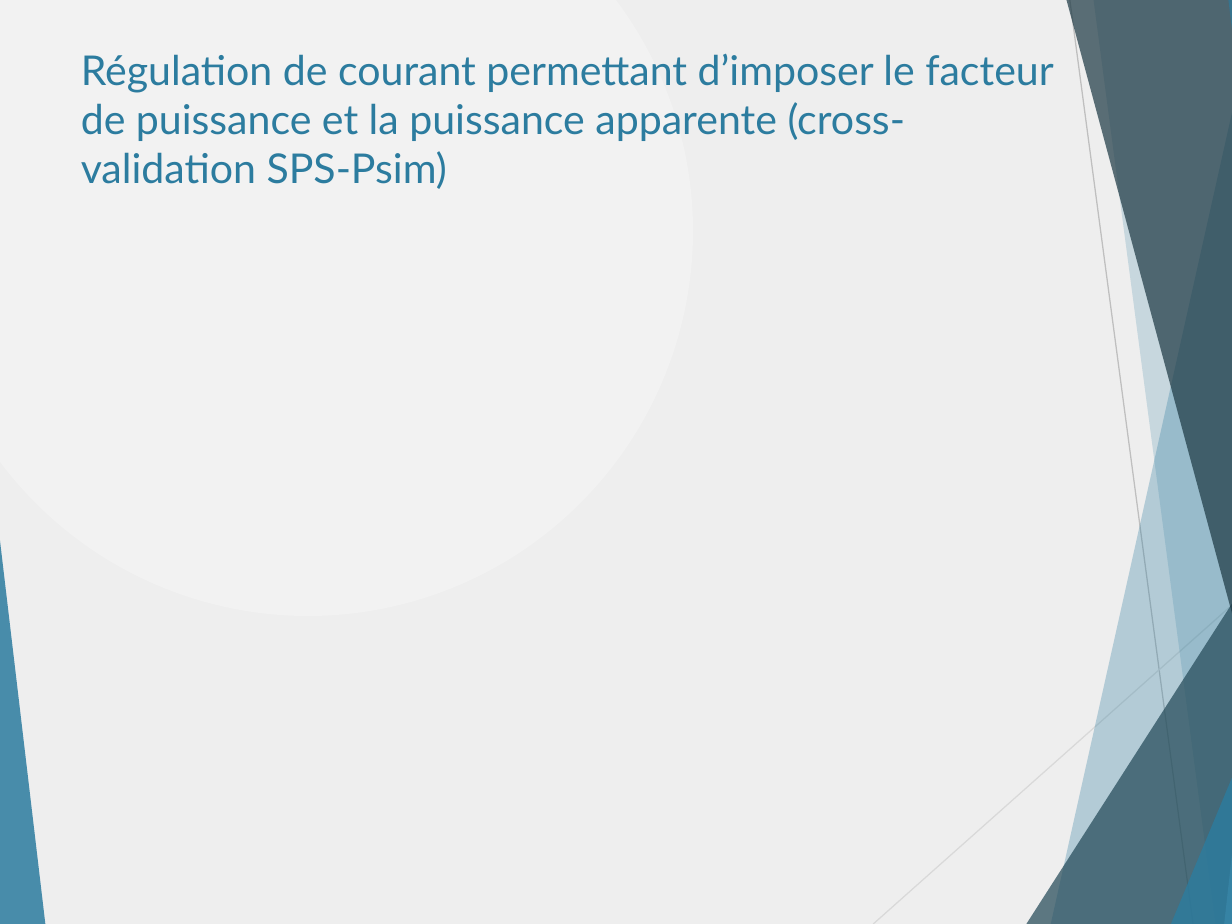
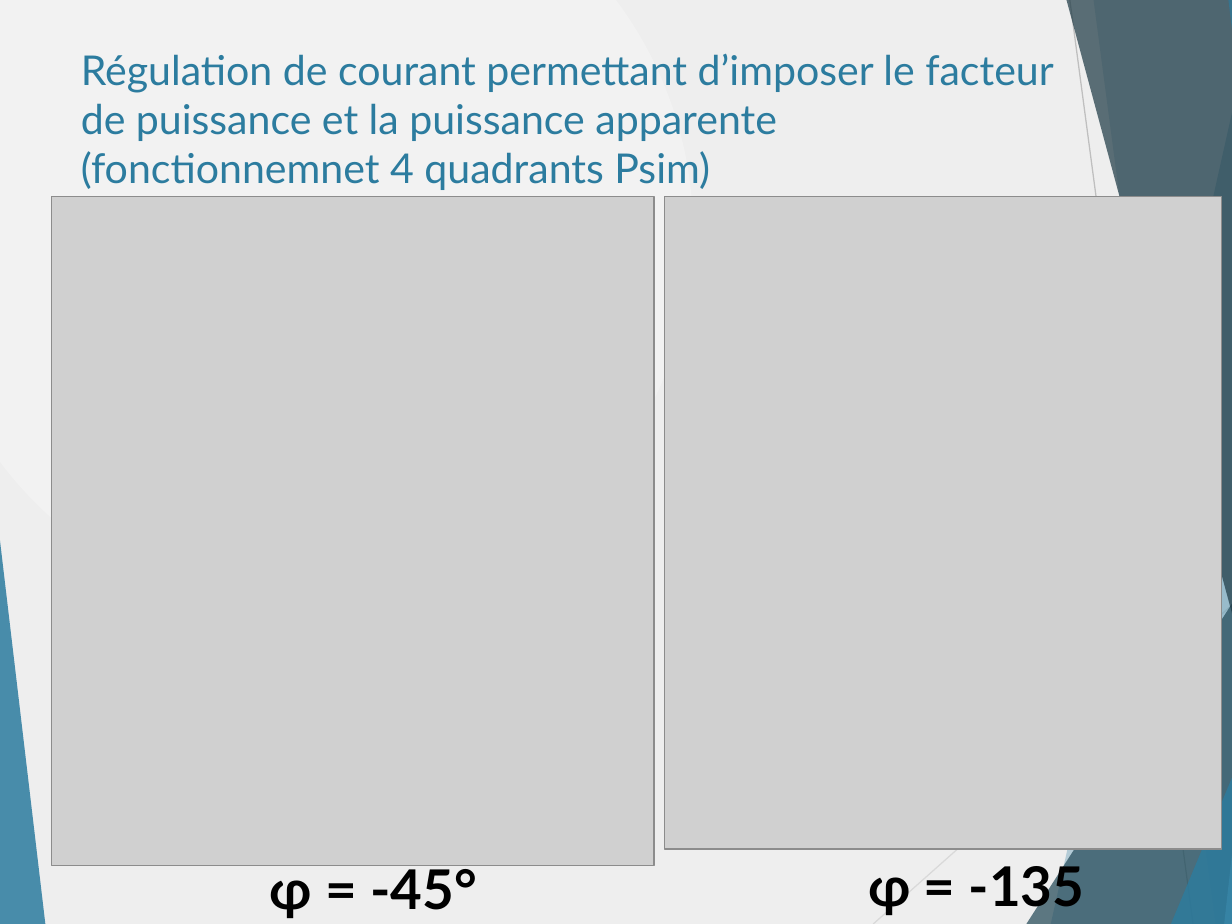
Before and after one commit to danthib76/DesignIV, a slide deck: slide 10 of Remise/Remise 3/RAE.pptx (slide 9 before the commit). Drawn at 1232x924 pixels with LibreOffice and Linux fonts; fonts in the diff are those of the drawing; grey boxes stand for pictures. Boxes give left, top, right and bottom in pixels: in the first picture for what was removed or moved away, otherwise in the second. Text is boxed around its words. In the diff, an @@ line names an element or a change of style, - is before the commit and + after.

Commit message:
Ajouts présentation
Pas capable de confirmer un fonctionnement 4 quadrant n'y sur SPS et
PSIM de AFE avec source parfaite.

```diff
--- a/Remise/Remise 3/RAE.pptx
+++ b/Remise/Remise 3/RAE.pptx
@@ title at <box>81,53,1053,190</box>: text changed @@
-Régulation de courant permettant d’imposer le facteur de puissance et la puissance apparente (cross-validation SPS-Psim)
+Régulation de courant permettant d’imposer le facteur de puissance et la puissance apparente (fonctionnemnet 4 quadrants Psim)
@@ picture added at <box>52,197,654,866</box> @@
@@ picture added at <box>664,197,1221,850</box> @@
@@ text added at <box>270,865,477,919</box>, 32 pt, text #000000, bold @@
+ɸ = -45°
@@ text added at <box>868,858,1085,916</box>, 32 pt, text #000000, bold @@
+ɸ = -135
```
Also in this commit, not shown: 1 other slide changed, 10 slides added, 29 other files.
